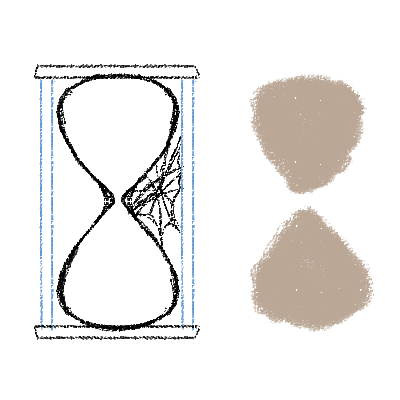
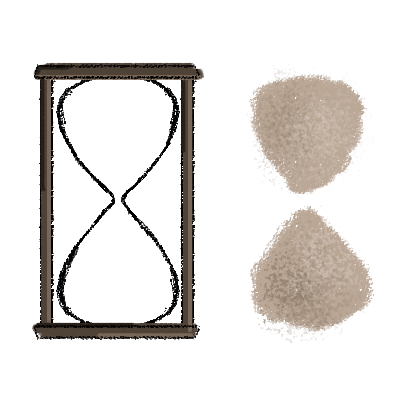
Revision of a layered w=400, h=400 image; what changed, layer by layer:
added layer "Lag 6" above "Lag 1 kopier 3" over [32, 62, 205, 339]
added layer "Lag 1 kopier 3" above "Lag 1 kopier 2" over [39, 78, 197, 331]
added layer "Lag 1 kopier 2" above "Lag 1 kopier" over [39, 78, 197, 331]
added layer "Lag 1 kopier" above "Lag 1" over [39, 78, 197, 331]
painted on "Lag 1" over [39, 78, 197, 331]
painted on "Lag 2" over [97, 136, 184, 247]
painted on "Lag 5" over [246, 56, 375, 320]
painted on "Lag 4" over [252, 80, 370, 352]
